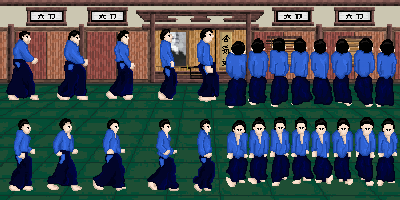
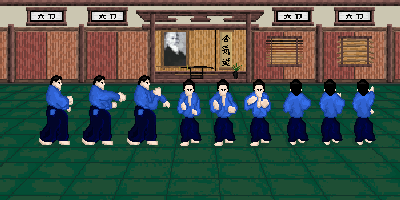
Revision of a layered 400×200 image; what changed, layer by layer:
removed layer "Paint Layer 1" over <box>5,28,396,192</box>
removed layer "Copy of Paint Layer 3" (was 99%) over <box>169,28,400,159</box>
removed layer "Paint Layer 3" over <box>170,46,400,199</box>
added layer "Paint Layer 4 Merged" (1st of 4) above "Paint Layer 4 Merged" over <box>5,28,400,199</box>
painted on "background Merged" over <box>5,28,400,199</box>
